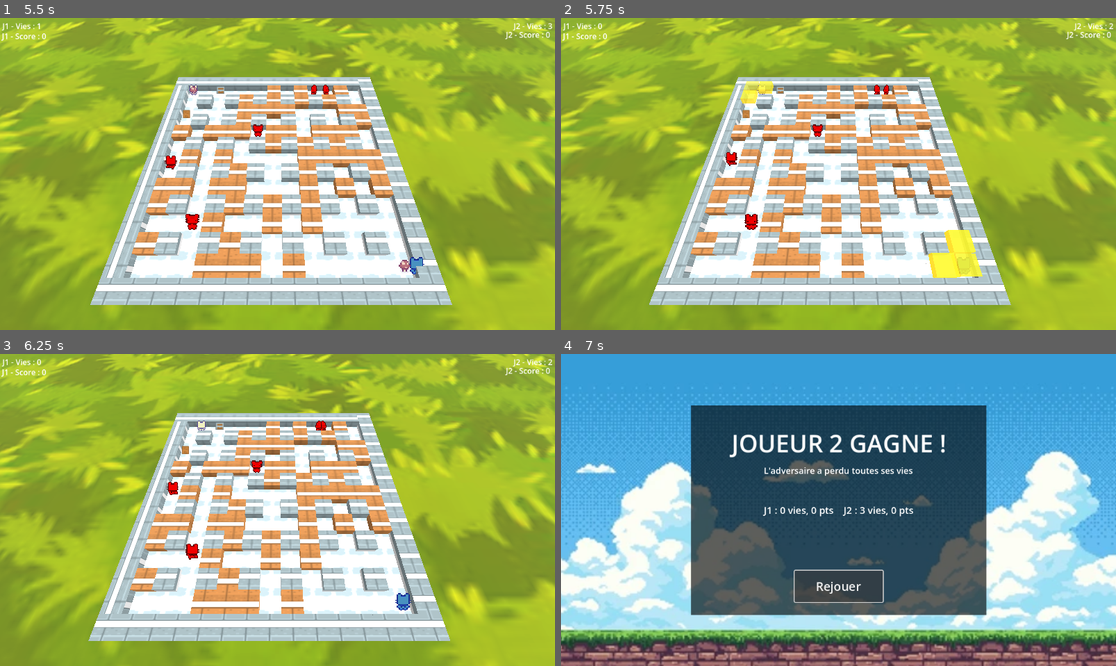
Above: before the commit, frames 1-4 (two rows, left to right).
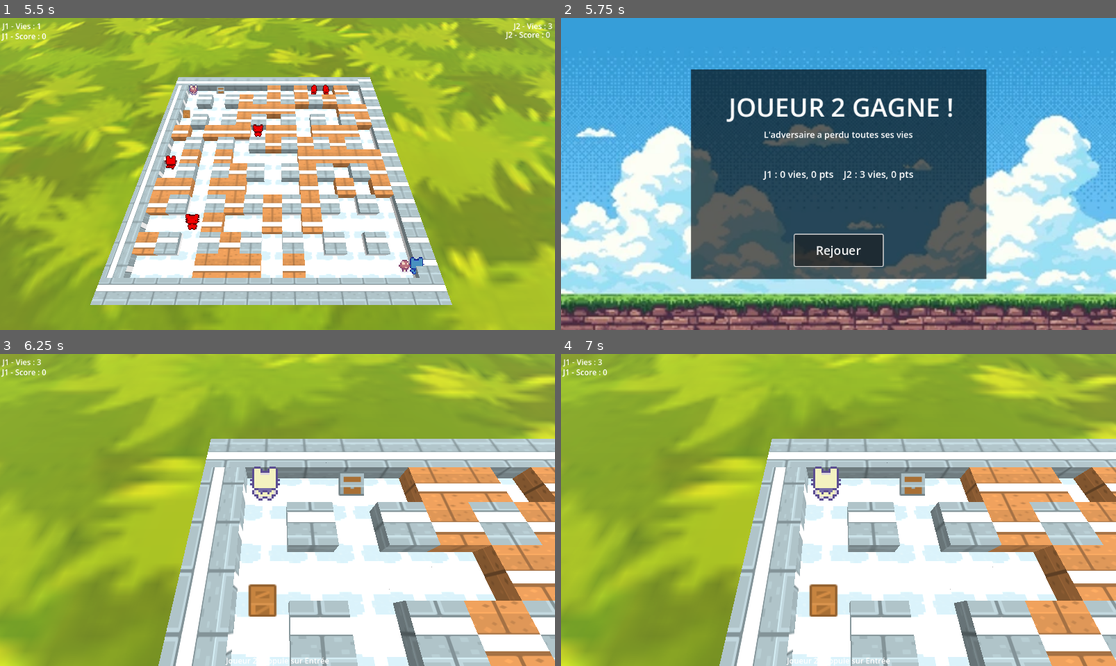
Above: after the commit, the same moments.

Repository: Tortue-afk/TD2_Multimedia
Game: Godot game, scene res://bomberman.tscn
Same seed, same stepped clock (60 frames per second), same inputs: the game is played once before the commit and once after it.
Inputs (mouse positions are in pixels of both pictures, inside the frame that each line leads up to):
- Up to frame 1 (5.5 s): tap Enter (p1_action) at 0.5, 0.6, 2.85, 5.1 s; tap E (p2_action) at 1.35, 3.6 s; tap Space (p2_join) at 2, 2.1, 4.35 s
- Up to frame 2 (5.75 s): no input
- Up to frame 3 (6.25 s): click (277, 584) at 5.75 s, where only the run after the commit has a clickable "Rejouer"
- Up to frame 4 (7 s): tap E (p2_action) at 6.6 s

Frame 1 is identical in both runs. In frame 2, 99% of the frame differs, in the area x 0-100%, y 0-100%; in frame 3, 68%; in frame 4, 98%.

Commit message:
correction de bug

Diff:
--- a/Bombe/bombe.gd
+++ b/Bombe/bombe.gd
@@ -30,6 +30,8 @@
 signal bombe_explosee(position_globale: Vector3)
 
 var proprietaire: Node = null
+
+var a_explose := false
 
 static func case_contient_mur(pos: Vector3, monde: World3D, taille: float) -> bool:
 	var space_state := monde.direct_space_state
@@ -51,7 +53,7 @@
 func _ready() -> void:
 	solide.get_child(0).disabled = true
 	get_tree().create_timer(0.4).timeout.connect(func():
-		if is_instance_valid(self):
+		if is_instance_valid(self) and is_inside_tree():
 			solide.get_child(0).disabled = false
 	)
 
@@ -78,6 +80,10 @@
 	exploser()
 
 func exploser() -> void:
+	if a_explose or not is_inside_tree():
+		return
+	a_explose = true
+
 	joueurs_touches.clear()
 	ennemis_touches.clear()
 	var cases_touchees: Array[Vector3] = [global_position]
@@ -113,7 +119,8 @@
 		if niveau.has_method("_on_ennemis_tues"):
 			niveau._on_ennemis_tues(proprietaire, ennemis_touches.size())
 
-	bombe_explosee.emit(global_position)
+	if is_inside_tree():
+		bombe_explosee.emit(global_position)
 	queue_free()
 
 func _grille() -> GridMap:
@@ -224,7 +231,7 @@
 	return false
 
 func _physics_process(delta: float) -> void:
-	if not glissante:
+	if not glissante or a_explose:
 		return
 
 	var vers_cible := cible_glissement - global_position
--- a/bomberman.gd
+++ b/bomberman.gd
@@ -84,7 +84,7 @@
 		partie_terminee = true
 		Resultat.vies_j1 = joueur.vies
 		Resultat.multijoueur = false
-		await get_tree().create_timer(1.0).timeout
+
 		get_tree().change_scene_to_file("res://game_over.tscn")
 		return
 
@@ -110,7 +110,6 @@
 	Resultat.vainqueur = vainqueur
 	Resultat.raison = "L'adversaire a perdu toutes ses vies"
 
-	await get_tree().create_timer(1.0).timeout
 	get_tree().change_scene_to_file("res://victory.tscn")
 
 func _on_ennemis_tues(qui: Node, nb: int) -> void:
@@ -143,5 +142,4 @@
 	else:
 		Resultat.raison = "Tous les ennemis ont été éliminés"
 
-	await get_tree().create_timer(1.0).timeout
 	get_tree().change_scene_to_file("res://victory.tscn")
--- a/ennemi.gd
+++ b/ennemi.gd
@@ -16,6 +16,7 @@
 @onready var animated_sprite_3d = $AnimatedSprite3D
 @onready var zone_contact = $ZoneContact
 
+var deja_mort := false
 
 func _ready():
 	grille = get_tree().current_scene.get_node("MapGrid")
@@ -113,4 +114,6 @@
 			corps.perdre_vie()
 
 func mourir():
-	queue_free()
+	if deja_mort or not is_inside_tree():
+		return
+	deja_mort = true
--- a/project.godot
+++ b/project.godot
@@ -12,7 +12,7 @@
 
 config/name="Bomberman"
 run/main_scene="uid://p2apn36slili"
-config/features=PackedStringArray("4.6", "GL Compatibility")
+config/features=PackedStringArray("4.7", "GL Compatibility")
 config/icon="res://icon.svg"
 
 [autoload]
